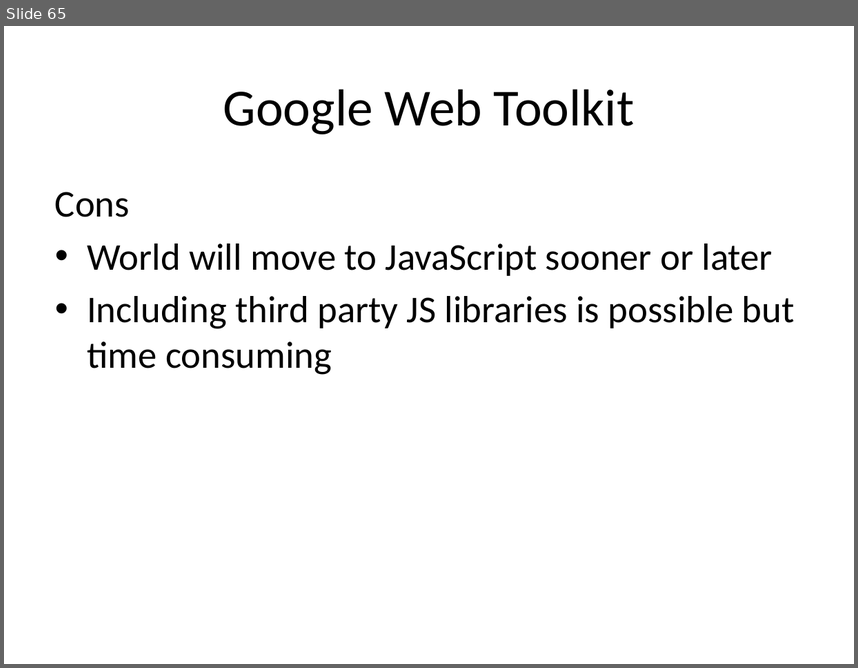
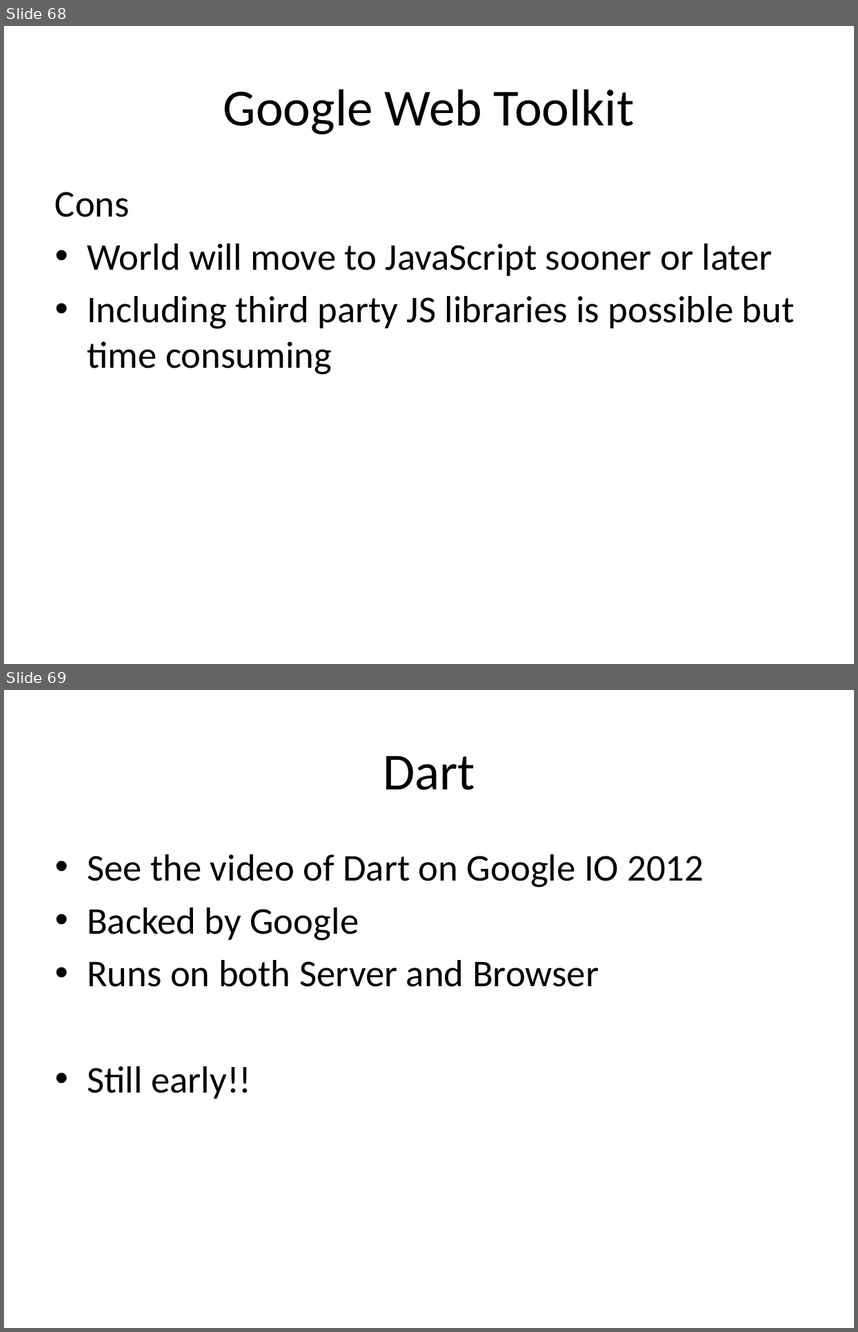
Before and after one commit to rohitghatol/SinglePageApplication, a slide deck: Building Single Page Applications.pptx. Shown one above the other, each under a label of ours: slide 65 before the commit, slides 68 and 69 after it. The pictures are 858x668 and 858x1332 pixels, drawn with LibreOffice and Linux fonts; fonts in the diff are those of the drawing. Boxes give left, top, right and bottom in pixels: in the first picture for what was removed or moved away, otherwise in the second. Text is boxed around its words. In the diff, an @@ line names an element or a change of style, - is before the commit and + after.

```diff
--- a/Building Single Page Applications.pptx
+++ b/Building Single Page Applications.pptx
@@ slide 69 added at [4, 690, 854, 1328], background #FFFFFF @@
@@ title added at [383, 756, 475, 790], 44 pt, text #000000 @@
+Dart
@@ text added at [87, 854, 704, 1098], 32 pt, text #000000 @@
+• See the video of Dart on Google IO 2012
+• Backed by Google
+• Runs on both Server and Browser
+• Still early!!
@@ what was slide 65 is now slide 68 @@
```
Also in this commit, not shown: 3 slides changed, 3 other slides added.
